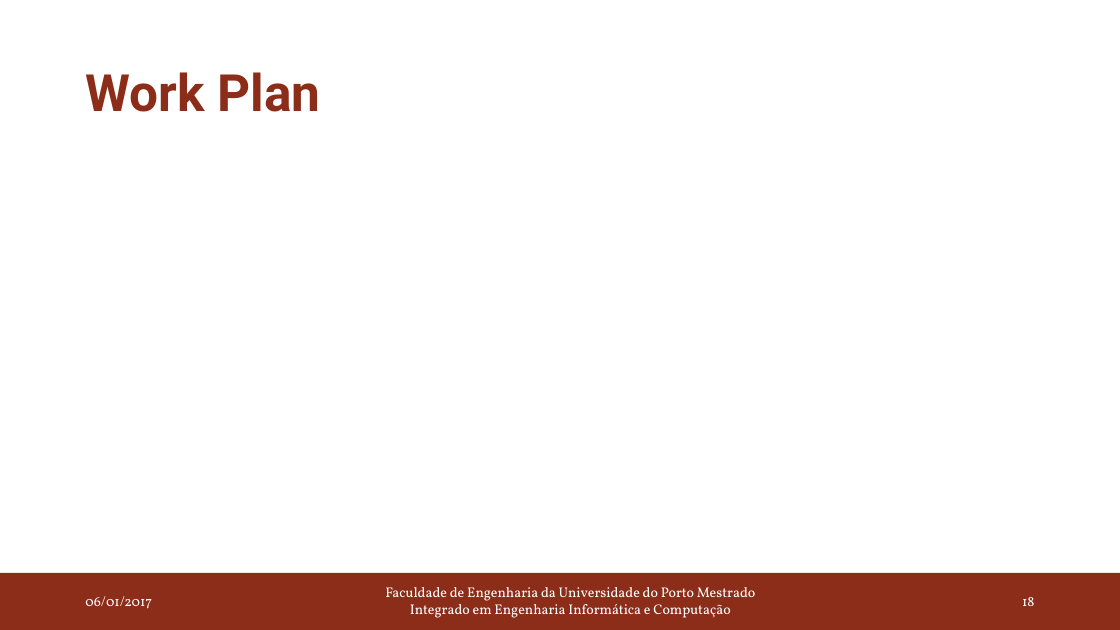
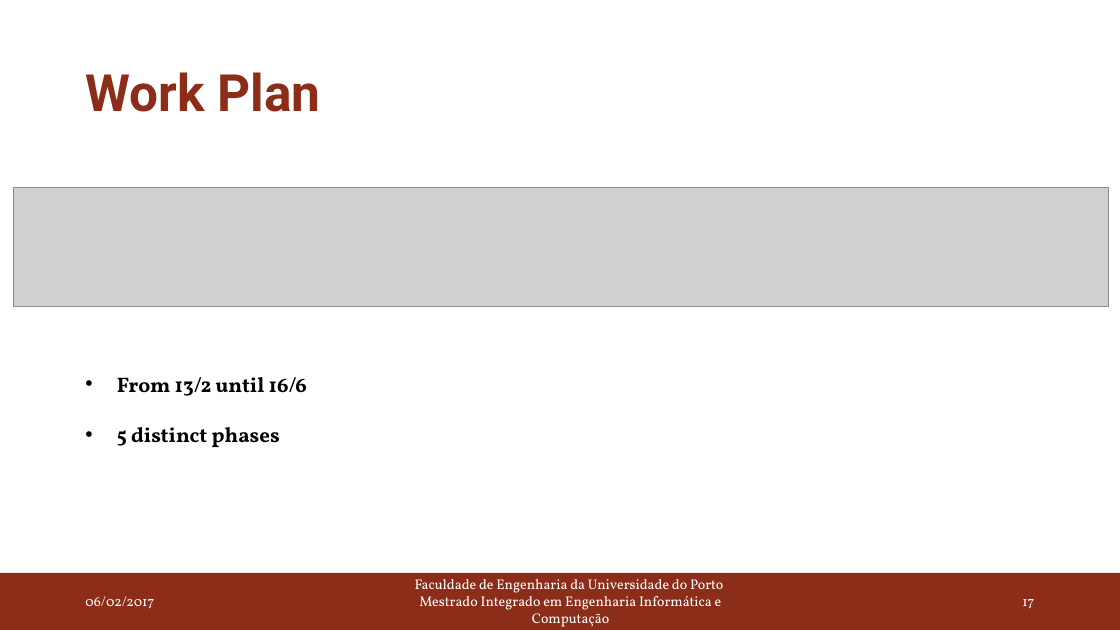
Before and after one commit to joaoBordalo/FEUP-Dissertation, a slide deck: slide 17 of deliverables/PDIS/second delivery/Autotuning Parallel Application in Heterogeneous Systems.pptx (slide 18 before the commit). Drawn at 1120x630 pixels with LibreOffice and Linux fonts; fonts in the diff are those of the drawing; grey boxes stand for pictures. Boxes give left, top, right and bottom in pixels: in the first picture for what was removed or moved away, otherwise in the second. Text is boxed around its words. In the diff, an @@ line names an element or a change of style, - is before the commit and + after.

```diff
--- a/deliverables/PDIS/second delivery/Autotuning Parallel Application in Heterogeneous Systems.pptx
+++ b/deliverables/PDIS/second delivery/Autotuning Parallel Application in Heterogeneous Systems.pptx
@@ picture added at (13, 188, 1109, 307) @@
@@ text added at (117, 377, 307, 447), 18 pt, text #000000, bold @@
+• From 13/2 until 16/6
+• 5 distinct phases
@@ text at (85, 596, 154, 609): text changed @@
-06/01/2017
+06/02/2017
@@ text at (415, 579, 723, 627): text changed @@
-Faculdade de Engenharia da Universidade do Porto Mestrado Integrado em Engenharia Informática e Computação
+Faculdade de Engenharia da Universidade do Porto
+Mestrado Integrado em Engenharia Informática e Computação
@@ page number at (1022, 599, 1034, 609): text changed @@
-18
+17
```
Also in this commit, not shown: 16 other slides changed, 1 slide removed, 36 other files.
